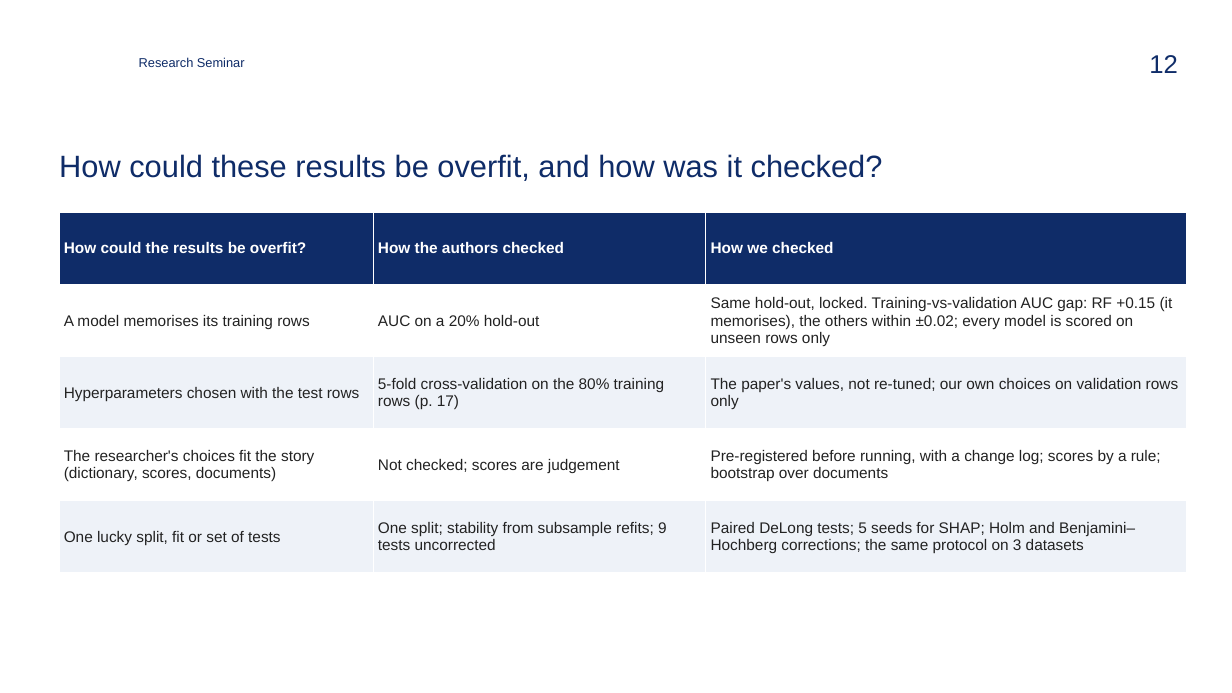
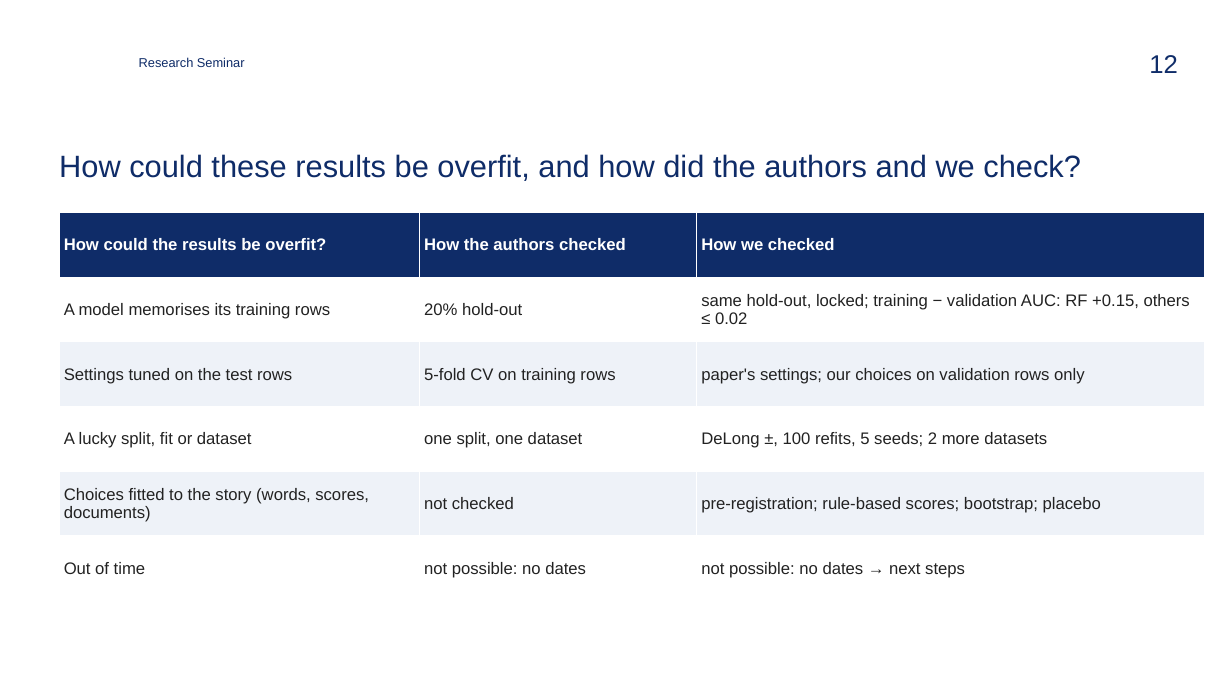
Before and after one commit to zavaz5/ml-model-risk, a slide deck: slide 12 of docs/presentation.pptx. Drawn at 1232x693 pixels with LibreOffice and Linux fonts; fonts in the diff are those of the drawing; background and template pictures are left out. Boxes give left, top, right and bottom in pixels: in the first picture for what was removed or moved away, otherwise in the second. Text is boxed around its words. In the diff, an @@ line names an element or a change of style, - is before the commit and + after.

```diff
--- a/docs/presentation.pptx
+++ b/docs/presentation.pptx
@@ title at (59,154,1081,181): text changed @@
-How could these results be overfit, and how was it checked?
+How could these results be overfit, and how did the authors and we check?
@@ table at (59,213,1205,601) @@
-row 2: A model memorises its training rows | AUC on a 20% hold-out | Same hold-out, locked. Training-vs-validation AUC gap: RF +0.15 (it memorises), the others within ±0.02; every model is scored on unseen rows only
-row 3: Hyperparameters chosen with the test rows | 5-fold cross-validation on the 80% training rows (p. 17) | The paper's values, not re-tuned; our own choices on validation rows only
-row 4: The researcher's choices fit the story (dictionary, scores, documents) | Not checked; scores are judgement | Pre-registered before running, with a change log; scores by a rule; bootstrap over documents
-row 5: One lucky split, fit or set of tests | One split; stability from subsample refits; 9 tests uncorrected | Paired DeLong tests; 5 seeds for SHAP; Holm and Benjamini–Hochberg corrections; the same protocol on 3 datasets
+row 2: A model memorises its training rows | 20% hold-out | same hold-out, locked; training − validation AUC: RF +0.15, others ≤ 0.02
+row 3: Settings tuned on the test rows | 5-fold CV on training rows | paper's settings; our choices on validation rows only
+row 4: A lucky split, fit or dataset | one split, one dataset | DeLong ±, 100 refits, 5 seeds; 2 more datasets
+row 5: Choices fitted to the story (words, scores, documents) | not checked | pre-registration; rule-based scores; bootstrap; placebo
+row 6: Out of time | not possible: no dates | not possible: no dates → next steps
@@ table: place and size @@
-table at (59,213,1187,573)
+table at (59,213,1205,601)
```
Also in this commit, not shown: 13 other slides changed, 19 other files.
